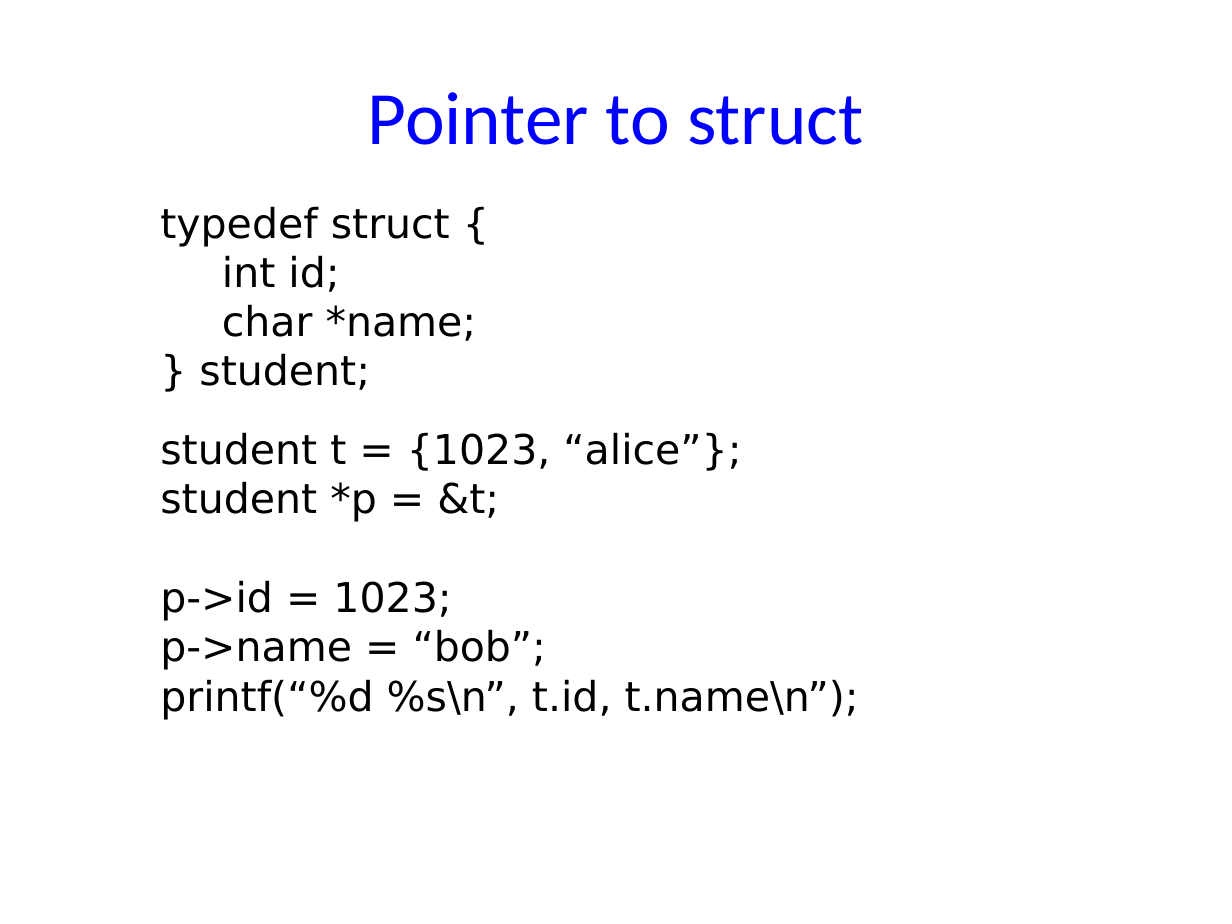
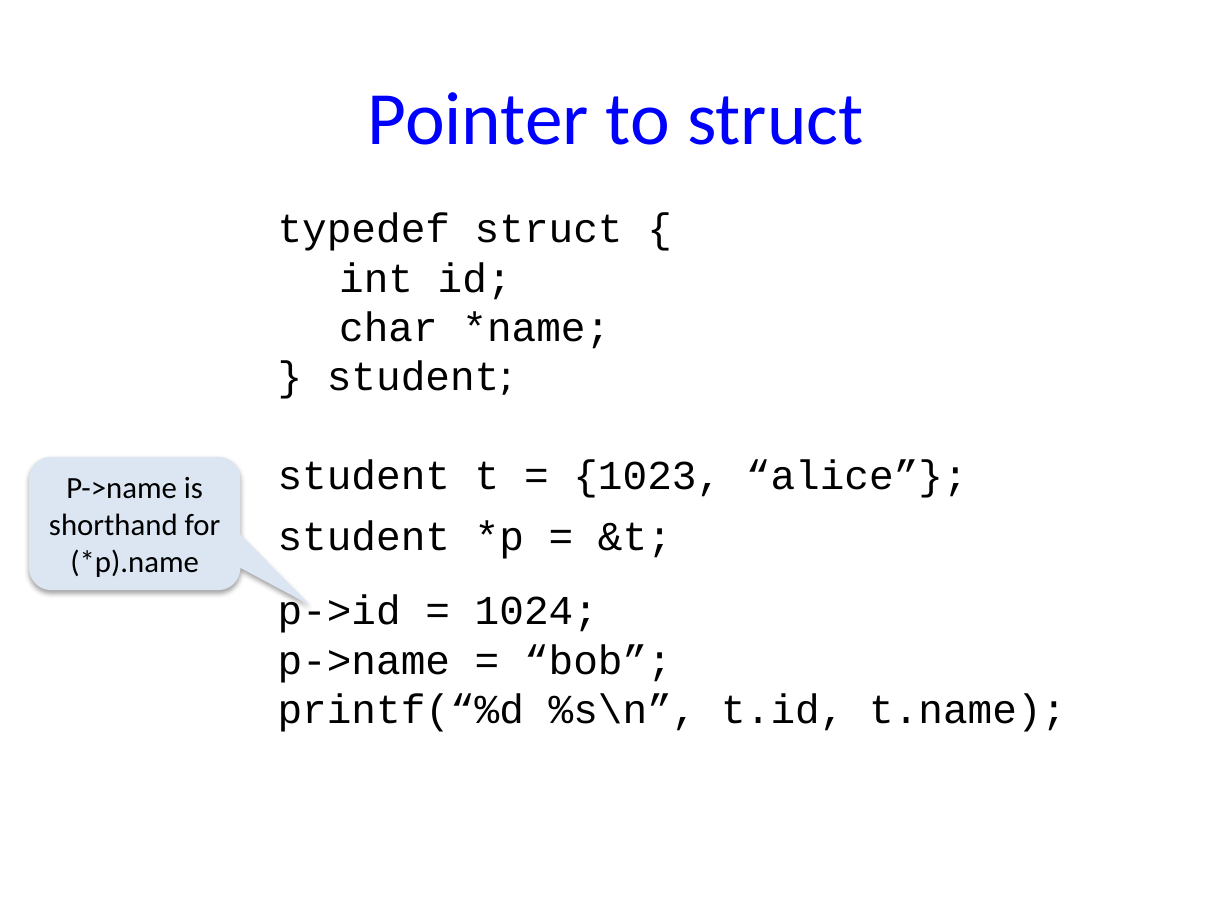
Before and after one commit to NYU-CSO/nyu-cso.github.io, a slide deck: slide 7 of notes/06-struct-malloc.pptx. Drawn at 1232x924 pixels with LibreOffice and Linux fonts; fonts in the diff are those of the drawing. Boxes give left, top, right and bottom in pixels: in the first picture for what was removed or moved away, otherwise in the second. Text is boxed around its words. In the diff, an @@ line names an element or a change of style, - is before the commit and + after.

```diff
--- a/notes/06-struct-malloc.pptx
+++ b/notes/06-struct-malloc.pptx
@@ text "typedef struct {" moved from (x1=160, y1=206, x2=477, y2=390) to (x1=278, y1=213, x2=968, y2=498) @@
@@ text at (x1=278, y1=213, x2=623, y2=395): font DejaVu Sans to Courier New in "typedef struct {", "int id;", "char *name;", "} student;" @@
@@ text at (x1=160, y1=432, x2=741, y2=471): paragraph removed @@
-student t = {1023, “alice”};
@@ rounded speech box added at (x1=30, y1=457, x2=240, y2=590), fill #DCE6F2, 18 pt, text #000000 @@
+P->name is shorthand for (*p).name
@@ text at (x1=278, y1=459, x2=968, y2=498): paragraph added @@
+student t = {1023, “alice”};
@@ text "student *p = &t;" moved from (x1=160, y1=432, x2=859, y2=720) to (x1=278, y1=520, x2=672, y2=559) @@
@@ text "student *p = &t;" at (x1=278, y1=520, x2=672, y2=559): font DejaVu Sans to Courier New @@
@@ text at (x1=160, y1=580, x2=859, y2=720): paragraphs removed @@
-p->id = 1023;
-p->name = “bob”;
-printf(“%d %s\n”, t.id, t.name\n”);
@@ text added at (x1=278, y1=595, x2=1066, y2=732), 24 pt, text #000000 @@
+p->id = 1024;
+p->name = “bob”;
+printf(“%d %s\n”, t.id, t.name);
```
Also in this commit, not shown: 13 other slides changed, 7 slides added, 6 slides removed, 1 other file.
